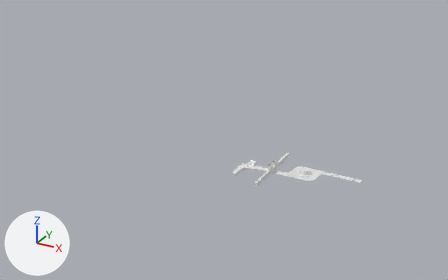
The Blender file Assets/Scenes/Scene_4/Scene_4.blend as it was, and as the next commit left it.
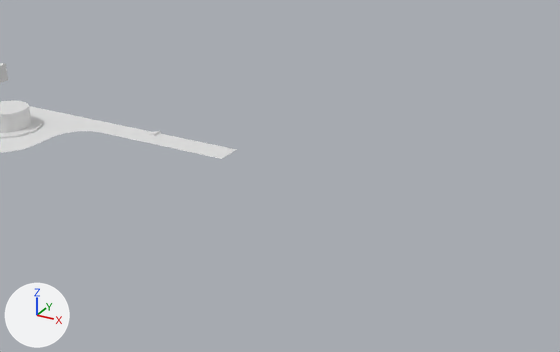
Each version is shown whole from a 50 mm camera at (2544.0, -5035.0, 2737.0) aimed at (-749.0, 953.0, -256.0), then close up from a 50 mm camera at (1976.0, -1076.0, 619.0) aimed at (1278.0, 192.0, -16.0). Arrows for +X, +Y and +Z are at lower left; the lights stay in place.
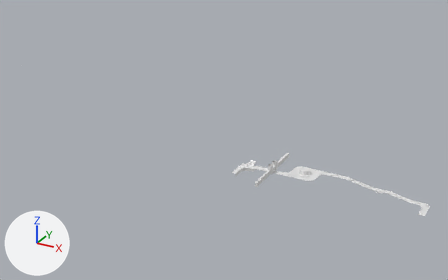
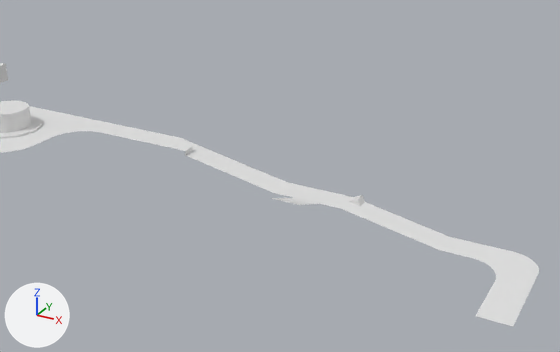
What differs and where, as boxes (x1, y1, x2, y2) in the close-ups (560 x 352 px):
'Plane', reshaped
    before: (0, 63, 237, 159)
    after: (0, 63, 539, 326)
part 1 of me_plane_004, built on
    before: (151, 132, 237, 159)
    after: (151, 132, 539, 326)

Edits to the bpy script that builds the scene:
```text
Change me_plane_004:
    used by ob_plane; location = (0.0, 0.0, 0.0)
    remove me_plane_004.from_pydata(...)  # 749 vertices, 490 faces; spans x -20.0..1153.0, y -384.0..364.0, z -32.0..91.0
    add me_plane_004.from_pydata(...)  # 822 vertices, 510 faces; spans x -20.0..1804.0, y -384.0..364.0, z -83.0..91.0
    me_plane_004 part 1
    2 vertices are removed from x 1153.0, y 170.0..230.0, z 5.0
    1 face is deleted
    70 vertices are added at x 1006.0..1804.0, y -10.0..230.0, z -83.0..5.0
    6 new vertices lie (60.0, 0.0, 0.0) away from vertices in x 1321.0..1744.0, y -10.0..230.0, z -83.0..-10.0
    15 new faces join them, smooth
    6 new faces join them
```
